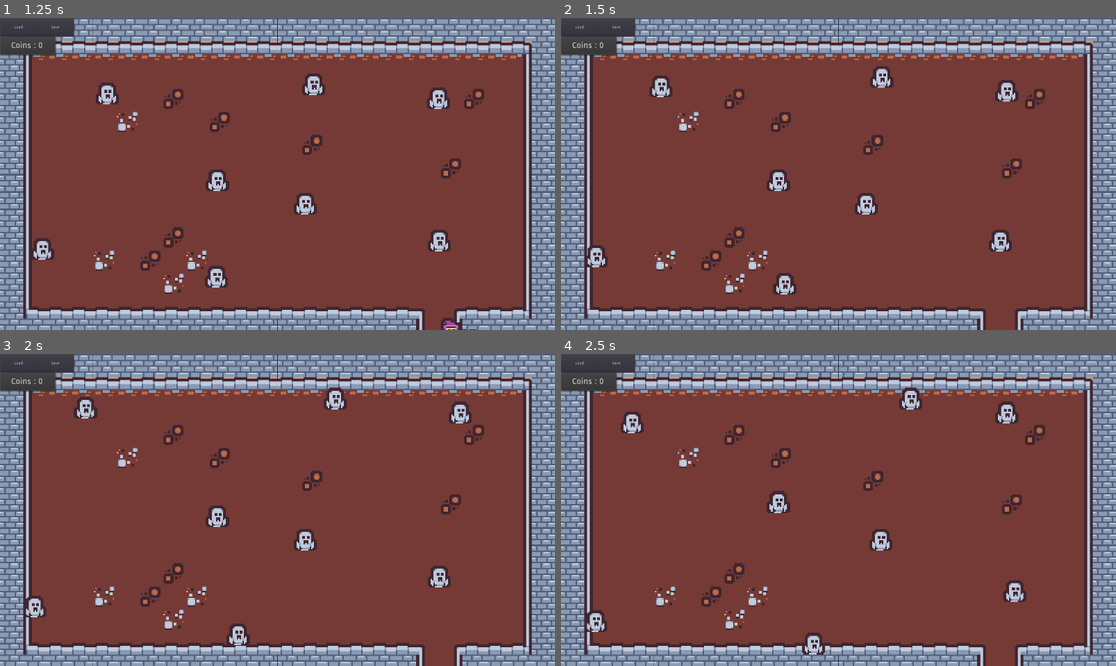
Above: before the commit, frames 1-4 (two rows, left to right).
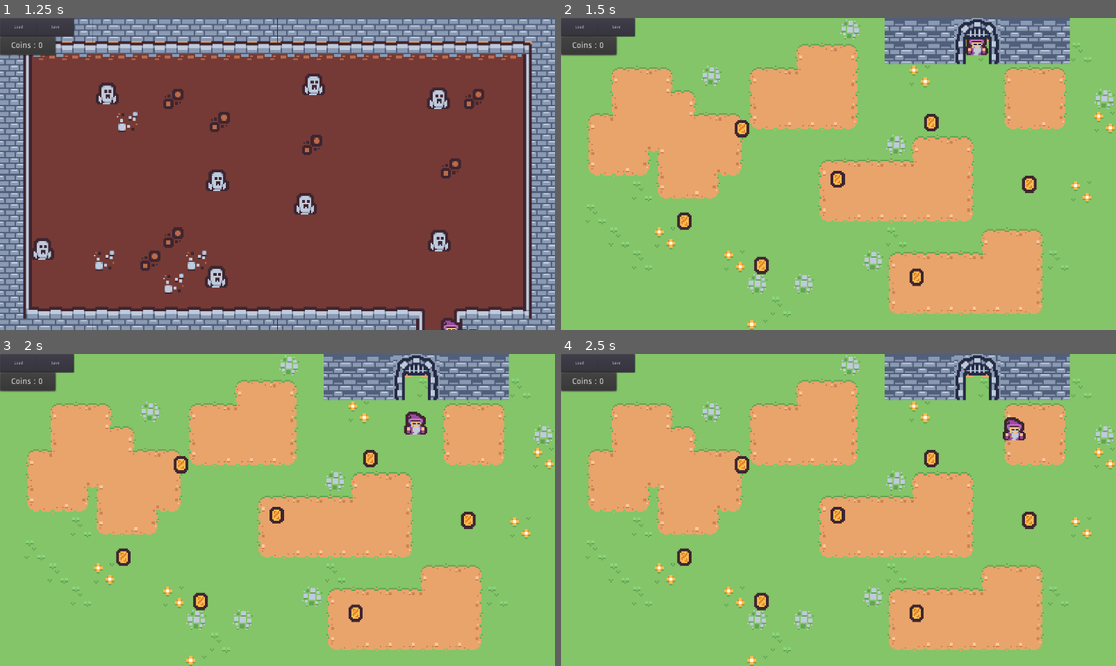
Above: after the commit, the same moments.

Repository: stupidratstudio/thoth
Game: Godot game, scene res://game/levels/level1.tscn
The game is run twice, just before and just after one commit, with the same random seed, the same clock (stepped at 60 frames per second) and the same inputs. This scene is started directly instead of the project's main scene.
Inputs (mouse positions are in pixels of both pictures, inside the frame that each line leads up to):
- Up to frame 1 (1.25 s): tap Enter at 0.5 s; move the mouse to (399, 158) at 0.52 s; hold Right (move_right) from 0.53 s (still down); hold Space (move_action) from 0.53 s (still down); click (399, 158) at 0.67 s
- Up to frame 2 (1.5 s): move the mouse to (727, 189) at 1.27 s; release Right (move_right) at 1.28 s; release Space (move_action) at 1.28 s; hold Down (move_down) from 1.28 s (still down); tap 1 at 1.35 s
- Up to frame 3 (2 s): keep holding Down (move_down)
- Up to frame 4 (2.5 s): move the mouse to (894, 441) at 2.02 s; release Down (move_down) at 2.03 s; hold Right (move_right) from 2.03 s (still down); tap 2 at 2.1 s

Frame 1 is identical in both runs. In frame 2, 97% of the frame differs, in the area x 0-100%, y 0-100%; in frame 3, 97%; in frame 4, 97%.

Commit message:
Pre record

Diff:
--- a/game/levels/level0.tscn
+++ b/game/levels/level0.tscn
@@ -10,13 +10,6 @@
 
 [node name="level0" type="Node2D"]
 script = ExtResource( 5 )
-
-[node name="gate" parent="." instance=ExtResource( 3 )]
-position = Vector2( 1440, -32 )
-
-[node name="gate_from_level1" type="Node2D" parent="."]
-position = Vector2( 1438, 84 )
-scale = Vector2( 5, 5 )
 
 [node name="layers" type="Node2D" parent="."]
 scale = Vector2( 5, 5 )
@@ -39,6 +32,13 @@
 collision_mask = 3
 format = 1
 tile_data = PoolIntArray( -1, 2, 0, -65536, 2, 1, -65535, 2, 1, -65534, 2, 1, -65533, 2, 1, -65532, 2, 1, -65531, 2, 1, …(1331 unchanged characters)…
+
+[node name="gate" parent="." instance=ExtResource( 3 )]
+position = Vector2( 1440, -32 )
+
+[node name="gate_from_level1" type="Node2D" parent="."]
+position = Vector2( 1438, 84 )
+scale = Vector2( 5, 5 )
 
 [node name="objects" type="Node2D" parent="."]
 
--- a/game/levels/level1.tscn
+++ b/game/levels/level1.tscn
@@ -10,9 +10,6 @@
 
 [node name="level1" type="Node2D"]
 script = ExtResource( 6 )
-
-[node name="gate" parent="." instance=ExtResource( 2 )]
-position = Vector2( 1518, 1206 )
 
 [node name="layers" type="Node2D" parent="."]
 scale = Vector2( 5, 5 )
@@ -34,6 +31,9 @@
 collision_layer = 3
 collision_mask = 3
 format = 1
+
+[node name="gate" parent="." instance=ExtResource( 2 )]
+position = Vector2( 1518, 1206 )
 
 [node name="objects" type="Node2D" parent="."]
 
--- a/game/scripts/gate_to_level0.gd
+++ b/game/scripts/gate_to_level0.gd
@@ -2,5 +2,5 @@
 
 func _on_Area2D_body_entered(body):
 	if body.is_in_group("player"):
-		get_tree().change_scene("res://game/scenes/level0.tscn")
+		get_tree().change_scene("res://game/levels/level0.tscn")
 		PlayerState.last_visited_level = "level1"
--- a/game/scripts/gate_to_level1.gd
+++ b/game/scripts/gate_to_level1.gd
@@ -2,5 +2,5 @@
 
 func _on_Area2D_body_entered(body):
 	if body.is_in_group("player"):
-		get_tree().change_scene("res://game/scenes/level1.tscn")
+		get_tree().change_scene("res://game/levels/level1.tscn")
 		PlayerState.last_visited_level = "level0"
